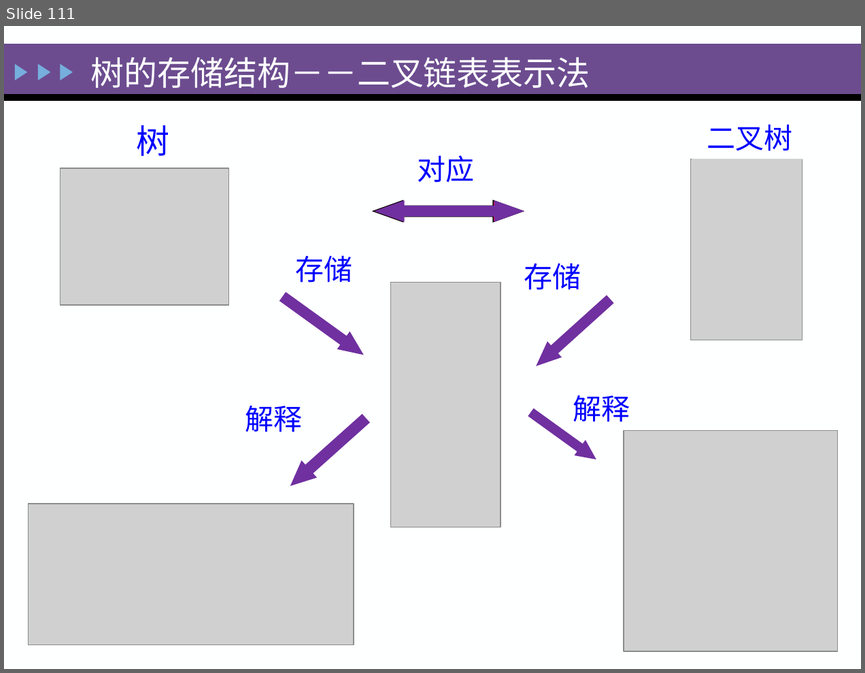
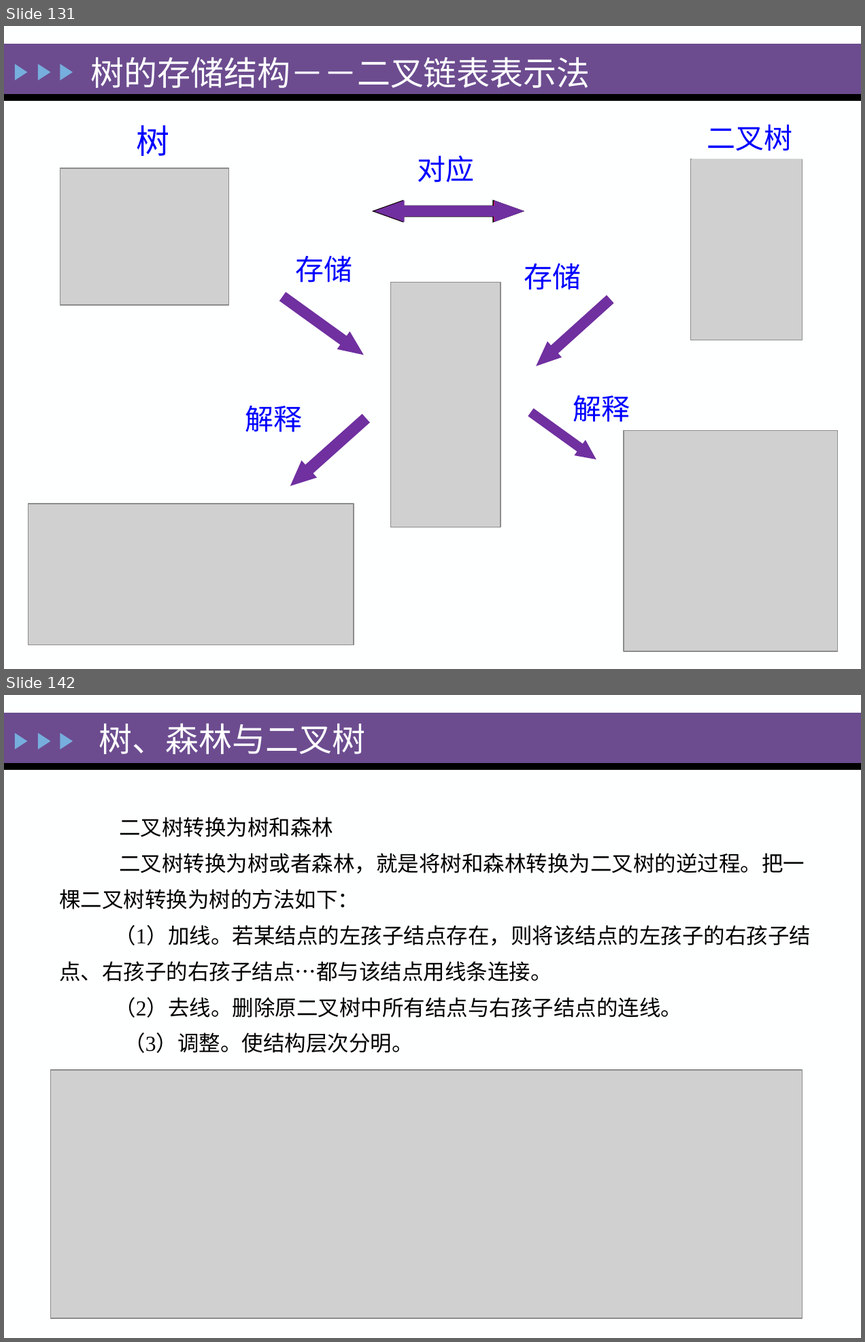
Before and after one commit to zeemeil/zeemeil.github.io, a slide deck: files/2025_1_DS/0402_DS_Tree.pptx. Shown one above the other, each under a label of ours: slide 111 before the commit, slides 131 and 142 after it; the slides between them are not shown. The pictures are 865x673 and 865x1342 pixels, drawn with LibreOffice and Linux fonts; fonts in the diff are those of the drawing; grey boxes stand for pictures. Boxes give left, top, right and bottom in pixels: in the first picture for what was removed or moved away, otherwise in the second. Text is boxed around its words. In the diff, an @@ line names an element or a change of style, - is before the commit and + after.

```diff
--- a/files/2025_1_DS/0402_DS_Tree.pptx
+++ b/files/2025_1_DS/0402_DS_Tree.pptx
@@ slide 142 added at (4, 695, 861, 1338), background #FEFFFF; not listed: 5 template elements that a slide beside it also shows @@
@@ title added at (99, 723, 366, 754), 28 pt, text #FEFFFF @@
+树、森林与二叉树
@@ text added at (59, 817, 810, 1053), 18 pt, text #000000 @@
+二叉树转换为树和森林
+二叉树转换为树或者森林，就是将树和森林转换为二叉树的逆过程。把一棵二叉树转换为树的方法如下：
+（1）加线。若某结点的左孩子结点存在，则将该结点的左孩子的右孩子结点、右孩子的右孩子结点…都与该结点用线条连接。
+（2）去线。删除原二叉树中所有结点与右孩子结点的连线。
+（3）调整。使结构层次分明。
@@ picture added at (50, 1070, 802, 1318) @@
@@ what was slide 111 is now slide 131 @@
```
Also in this commit, not shown: 13 slides changed, 41 other slides added, 3 slides removed, 15 other files.
